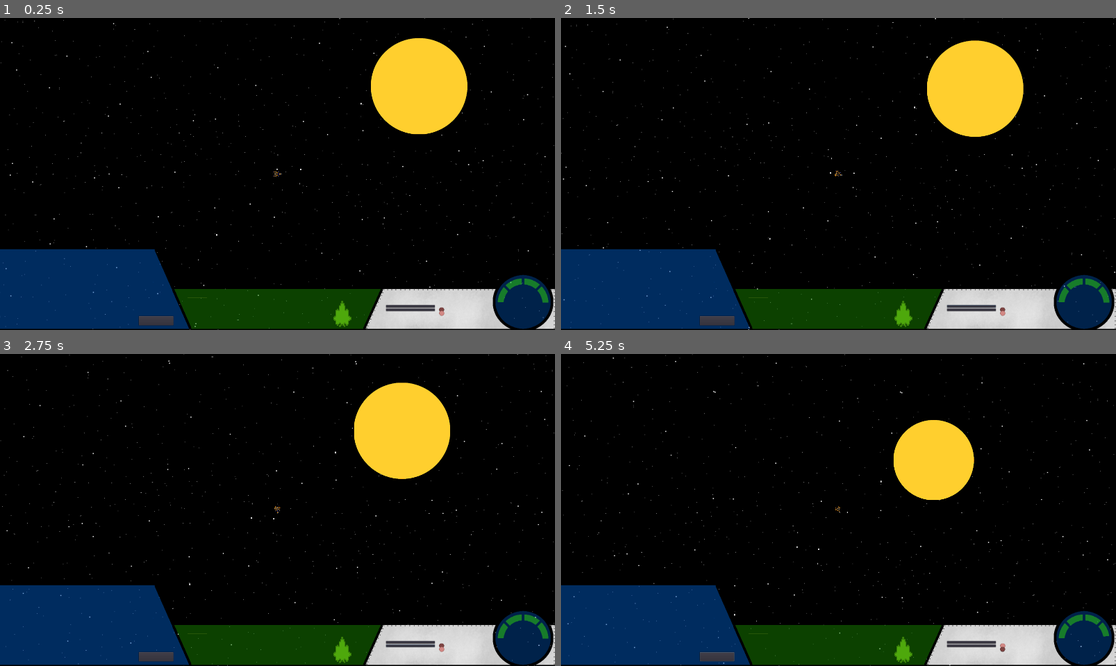
Above: before the commit, frames 1-4 (two rows, left to right).
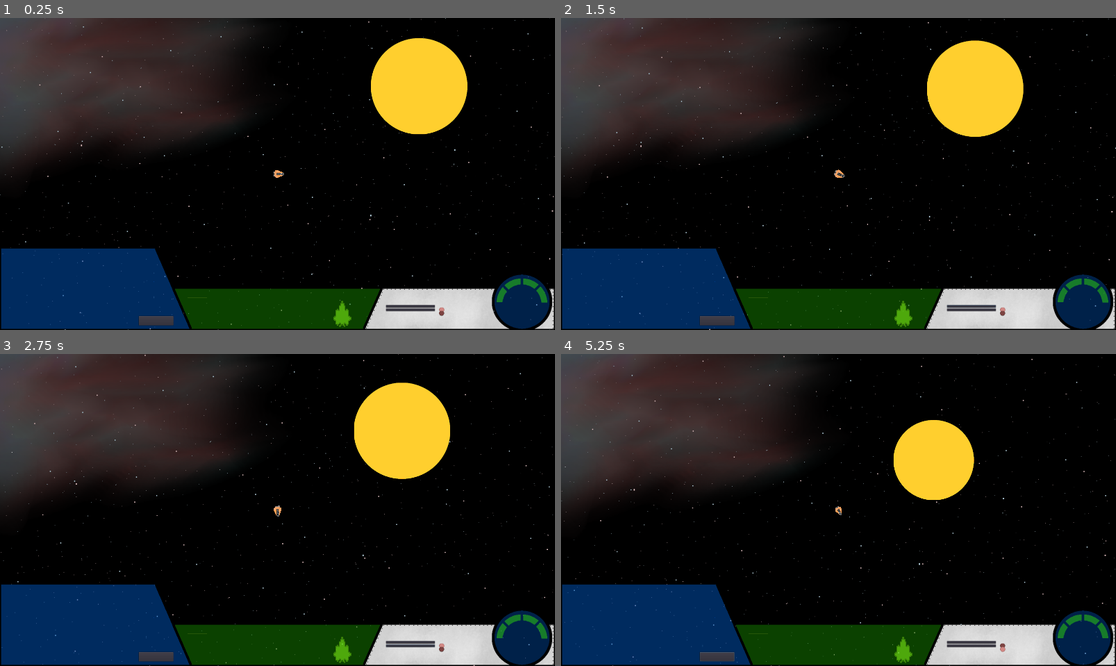
Above: after the commit, the same moments.

Repository: 029614/RedVoid
Game: Godot game, scene res://NewMain.tscn
Two runs of this game, one before a commit and one after it. Both use one fixed random seed, a clock stepped at 60 frames per second and the inputs below.
Inputs (mouse positions are in pixels of both pictures, inside the frame that each line leads up to):
- Up to frame 1 (0.25 s): no input
- Up to frame 2 (1.5 s): click "Missile Alert" at 0.5 s; move the mouse to (960, 158) at 1.27 s; hold Right (ui_right) from 1.28 s (still down); tap O (orbit) at 1.35 s; click (960, 158) at 1.42 s
- Up to frame 3 (2.75 s): move the mouse to (166, 525) at 2.02 s; release Right (ui_right) at 2.03 s; hold Down (ui_down) from 2.03 s (still down); tap O (orbit) at 2.1 s
- Up to frame 4 (5.25 s): move the mouse to (894, 441) at 2.77 s; release Down (ui_down) at 2.78 s; hold Right (ui_right) 2.78-3.53 s; tap Space (weapons) at 2.85 s; tap O (orbit) at 3.05, 3.8, 4.55, 5.1 s; move the mouse to (810, 572) at 3.52 s; hold Up (ui_up) 3.53-4.28 s; tap Mouse wheel up (zoom_in) at 3.6 s; click (810, 572) at 3.67 s; move the mouse to (1005, 556) at 4.27 s; hold Mouse wheel down (zoom_out) 4.28-5.03 s; hold Left (ui_left) from 4.28 s (still down); move the mouse to (672, 463) at 5.02 s

The runs differ from the first frame. In frame 1, 18% of the frame differs, in the area x 0-100%, y 0-100%; in frame 2, 18%; in frame 3, 18%; in frame 4, 19%.

Commit message:
More updates and bug fixes

Diff:
--- a/Player/Actor.gd
+++ b/Player/Actor.gd
@@ -18,8 +18,8 @@
 #Ship
 onready var thrust = 2000
 var mass = 10
-export var fuel = 1000
-var fuel_cap = 1000
+export var fuel = 5000
+var fuel_cap = 5000
 var blink_speed = 5
 var red_alpha = 130
 
@@ -87,6 +87,7 @@
             #Changing the sprite to the one with engine plumes
             $Sprite.hide()
             $Flying.show()
+            $Flying.play()
 
             #Input Movements
             current_speed = velocity.length()
--- a/Player/Actor.tscn
+++ b/Player/Actor.tscn
@@ -1,15 +1,19 @@
-[gd_scene load_steps=19 format=2]
+[gd_scene load_steps=23 format=2]
 
-[ext_resource path="res://Assets/Ship/ship00.png" type="Texture" id=1]
-[ext_resource path="res://Assets/Ship/ship01.png" type="Texture" id=2]
-[ext_resource path="res://Assets/Ship/ship02.png" type="Texture" id=3]
-[ext_resource path="res://Assets/Ship/ship03.png" type="Texture" id=4]
+[ext_resource path="res://Assets/Ship/nextGen/nxt01.png" type="Texture" id=1]
+[ext_resource path="res://Assets/Ship/nextGen/nxt02.png" type="Texture" id=2]
+[ext_resource path="res://Assets/Ship/nextGen/nxt03.png" type="Texture" id=3]
+[ext_resource path="res://Assets/Ship/nextGen/nxt04.png" type="Texture" id=4]
 [ext_resource path="res://Assets/launch/Highlighter.png" type="Texture" id=5]
 [ext_resource path="res://Player/Actor.gd" type="Script" id=6]
-[ext_resource path="res://stars.jpg" type="Texture" id=7]
+[ext_resource path="res://starsBack.png" type="Texture" id=7]
 [ext_resource path="res://starsPar.png" type="Texture" id=8]
 [ext_resource path="res://UI/HUD.tscn" type="PackedScene" id=9]
 [ext_resource path="res://Assets/mapShip.png" type="Texture" id=10]
+[ext_resource path="res://Assets/Nebula.png" type="Texture" id=11]
+[ext_resource path="res://Assets/canvas.png" type="Texture" id=12]
+[ext_resource path="res://Assets/particleSheet.png" type="Texture" id=13]
+[ext_resource path="res://Assets/Ship/nextGen/nxt00.png" type="Texture" id=14]
 
 [sub_resource type="CapsuleShape2D" id=1]
 
@@ -28,12 +32,12 @@
 [sub_resource type="RectangleShape2D" id=6]
 extents = Vector2( 22.8476, 64 )
 
-[sub_resource type="SpriteFrames" id=7]
+[sub_resource type="SpriteFrames" id=9]
 animations = [ {
-"frames": [ ExtResource( 2 ), ExtResource( 3 ), ExtResource( 2 ), ExtResource( 4 ) ],
-"loop": true,
+"frames": [ ExtResource( 1 ), ExtResource( 2 ), ExtResource( 3 ), ExtResource( 4 ) ],
+"loop": false,
 "name": "default",
-"speed": 5.0
+"speed": 15.0
 } ]
 
 [sub_resource type="SpriteFrames" id=8]
@@ -60,7 +64,8 @@
 [node name="Sprite" type="Sprite" parent="."]
 position = Vector2( -0.224365, 0.0114136 )
 rotation = 1.5708
-texture = ExtResource( 1 )
+scale = Vector2( 0.25, 0.25 )
+texture = ExtResource( 14 )
 offset = Vector2( 0.224365, 73.599 )
 
 [node name="DamageEngines" type="CollisionShape2D" parent="."]
@@ -93,9 +98,8 @@
 visible = false
 position = Vector2( -26.7934, 0.669174 )
 rotation = 1.5708
-frames = SubResource( 7 )
-frame = 3
-playing = true
+scale = Vector2( 0.25, 0.25 )
+frames = SubResource( 9 )
 offset = Vector2( -0.069603, 48.021 )
 
 [node name="Highlighter" type="AnimatedSprite" parent="."]
@@ -103,27 +107,32 @@
 position = Vector2( -3.05176e-05, -1.16794 )
 scale = Vector2( 6.65291, 6.65291 )
 frames = SubResource( 8 )
+frame = 1
 playing = true
 
 [node name="Background" type="ParallaxBackground" parent="."]
+layer = -99
 offset = Vector2( 960, 540 )
 transform = Transform2D( 1, 0, 0, 1, 960, 540 )
 scroll_ignore_camera_zoom = true
 
 [node name="ParallaxLayer" type="ParallaxLayer" parent="Background"]
+modulate = Color( 0.956863, 0.819608, 0.819608, 1 )
+motion_scale = Vector2( 0.2, 0.2 )
 motion_mirroring = Vector2( 1920, 1080 )
 
 [node name="Sprite" type="Sprite" parent="Background/ParallaxLayer"]
 texture = ExtResource( 7 )
 
 [node name="Foreground" type="ParallaxBackground" parent="."]
-layer = -99
+layer = -98
 offset = Vector2( 960, 540 )
 transform = Transform2D( 1, 0, 0, 1, 960, 540 )
 scroll_ignore_camera_zoom = true
 
 [node name="ParallaxLayer" type="ParallaxLayer" parent="Foreground"]
-motion_scale = Vector2( 1.05, 1.05 )
+modulate = Color( 0.768627, 0.878431, 0.933333, 1 )
+motion_scale = Vector2( 0.3, 0.3 )
 motion_mirroring = Vector2( 1920, 1080 )
 
 [node name="Sprite" type="Sprite" parent="Foreground/ParallaxLayer"]
@@ -140,3 +149,36 @@
 rotation = 1.5708
 scale = Vector2( 0.359688, 0.359688 )
 texture = ExtResource( 10 )
+
+[node name="Nebula" type="ParallaxBackground" parent="."]
+scroll_ignore_camera_zoom = true
+
+[node name="ParallaxLayer" type="ParallaxLayer" parent="Nebula"]
+motion_scale = Vector2( 0.1, 0.1 )
+
+[node name="Nebula" type="Sprite" parent="Nebula/ParallaxLayer"]
+z_index = -100
+texture = ExtResource( 11 )
+
+[node name="Particles" type="ParallaxBackground" parent="."]
+layer = -96
+offset = Vector2( 980, 540 )
+transform = Transform2D( 1, 0, 0, 1, 980, 540 )
+scroll_ignore_camera_zoom = true
+
+[node name="ParallaxLayer" type="ParallaxLayer" parent="Particles"]
+motion_scale = Vector2( 0.5, 0.5 )
+motion_mirroring = Vector2( 1920, 1080 )
+
+[node name="Particles" type="Sprite" parent="Particles/ParallaxLayer"]
+z_index = -100
+texture = ExtResource( 13 )
+
+[node name="Canvas" type="CanvasLayer" parent="."]
+layer = -101
+offset = Vector2( 960, 540 )
+transform = Transform2D( 1, 0, 0, 1, 960, 540 )
+
+[node name="Nebula" type="Sprite" parent="Canvas"]
+z_index = -100
+texture = ExtResource( 12 )
--- a/UI/HUD.tscn
+++ b/UI/HUD.tscn
@@ -62,7 +62,7 @@
 anchor_top = 1.0
 anchor_right = 1.0
 anchor_bottom = 1.0
-margin_top = -280.0
+margin_top = -392.0
 texture = ExtResource( 1 )
 expand = true
 
@@ -141,7 +141,6 @@
 [node name="WarningIndicator" type="AnimatedSprite" parent="PanelRight/VBoxContainer/Missile"]
 position = Vector2( 192, 16 )
 frames = SubResource( 5 )
-frame = 1
 playing = true
 
 [node name="Radar" type="Button" parent="PanelRight/VBoxContainer"]
@@ -153,13 +152,17 @@
 [node name="WarningIndicator" type="AnimatedSprite" parent="PanelRight/VBoxContainer/Radar"]
 position = Vector2( 192, 16 )
 frames = SubResource( 5 )
+frame = 1
 playing = true
 
 [node name="Vitals" type="Control" parent="."]
-margin_left = 611.61
+margin_left = 608.0
 margin_top = 944.0
-margin_right = 1315.61
+margin_right = 1312.0
 margin_bottom = 1072.0
+__meta__ = {
+"_edit_use_anchors_": false
+}
 
 [node name="FuelGauge" type="TextureProgress" parent="Vitals"]
 self_modulate = Color( 0.211765, 0.964706, 0, 0.427451 )
Binary file changed: Assets/HUD.png
Binary file added: Assets/Nebula.png
Not shown, added: Assets/Nebula.png.import
Binary file added: Assets/Ship/nextGen/nxt00.png
Not shown, added: Assets/Ship/nextGen/nxt00.png.import
Binary file added: Assets/Ship/nextGen/nxt01.png
Not shown, added: Assets/Ship/nextGen/nxt01.png.import
Binary file added: Assets/Ship/nextGen/nxt02.png
Not shown, added: Assets/Ship/nextGen/nxt02.png.import
Binary file added: Assets/Ship/nextGen/nxt03.png
Not shown, added: Assets/Ship/nextGen/nxt03.png.import
Binary file added: Assets/Ship/nextGen/nxt04.png
(and 7 more such lines)
